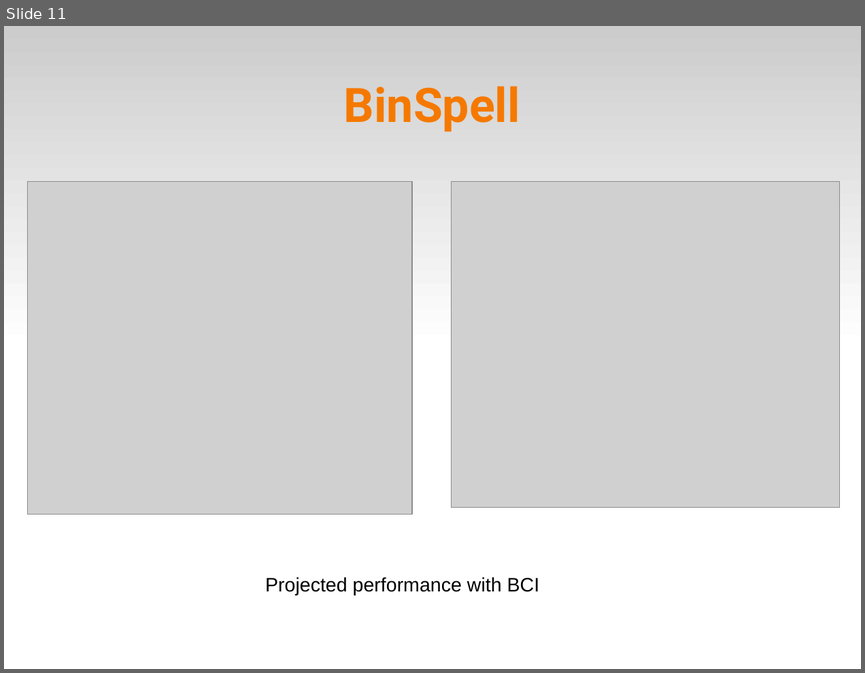
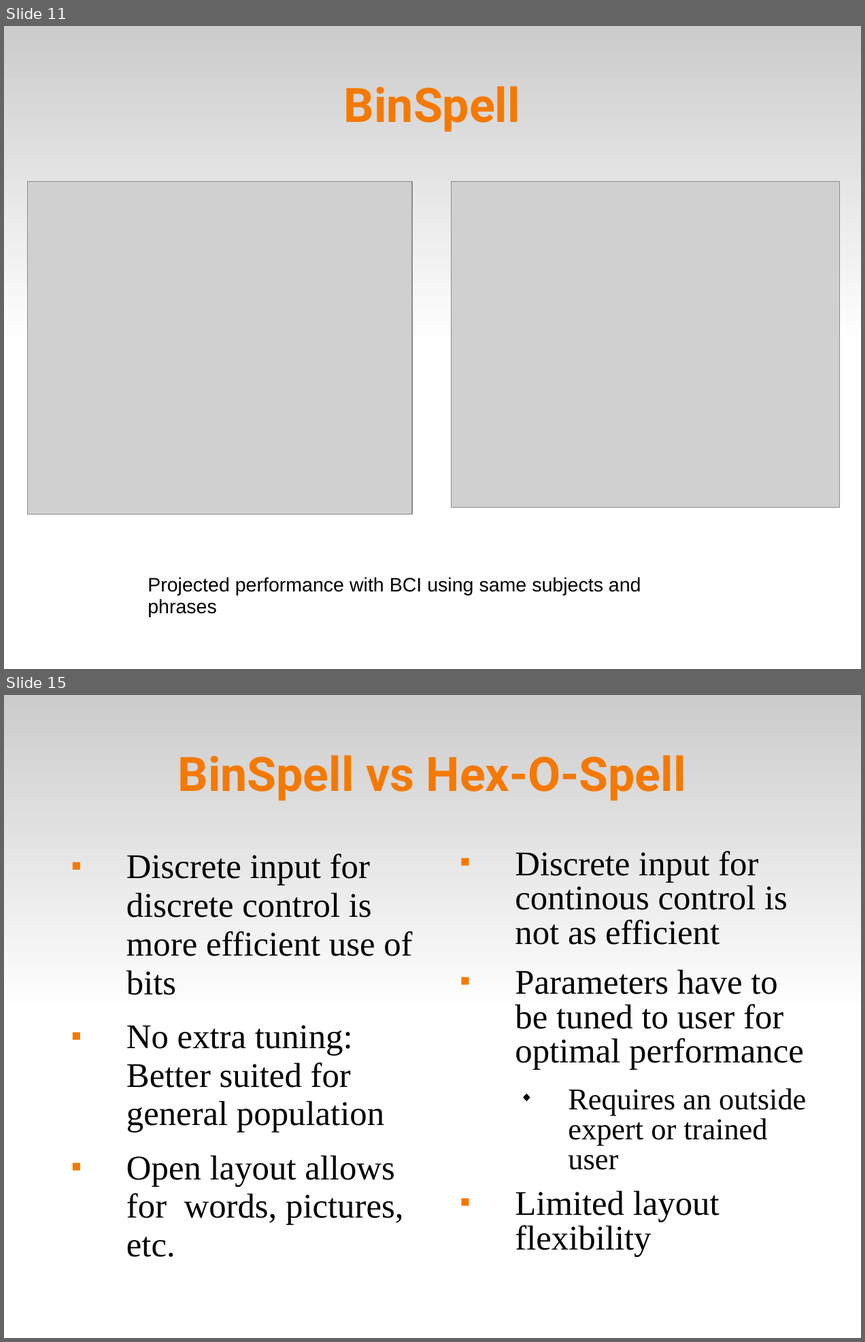
Before and after one commit to abdullah38rcc/BCI-Virtual-Keyboard, a slide deck: circlespell/docs/virtKey.ppt. Shown one above the other, each under a label of ours: slide 11 before the commit, slides 11 and 15 after it; the slides between them are not shown. The pictures are 865x673 and 865x1342 pixels, drawn with LibreOffice and Linux fonts; fonts in the diff are those of the drawing; grey boxes stand for pictures. Boxes give left, top, right and bottom in pixels: in the first picture for what was removed or moved away, otherwise in the second. Text is boxed around its words. In the diff, an @@ line names an element or a change of style, - is before the commit and + after.

```diff
--- a/circlespell/docs/virtKey.ppt
+++ b/circlespell/docs/virtKey.ppt
@@ slide 15 added at [4, 695, 861, 1338], background #FFFFFF; not listed: 1 template element that a slide beside it also shows @@
@@ title added at [178, 755, 686, 800], 44 pt, text #F57900, bold @@
+BinSpell vs Hex-O-Spell
@@ text added at [126, 853, 412, 1257], 32 pt, text #000000 @@
+■ Discrete input for discrete control is more efficient use of bits
+■ No extra tuning: Better suited for general population
+■ Open layout allows for words, pictures, etc.
@@ text added at [515, 851, 806, 1256], 32 pt, text #000000 @@
+■ Discrete input for continous control is not as efficient
+■ Parameters have to be tuned to user for optimal performance
+  ◆ Requires an outside expert or trained user
+■ Limited layout flexibility
@@ slide 11 changed as well @@
@@ text at [147, 577, 641, 616]: text changed @@
-Projected performance with BCI
+Projected performance with BCI using same subjects and phrases
```
Also in this commit, not shown: 3 other slides changed, 5 other slides added, 5 other files.
